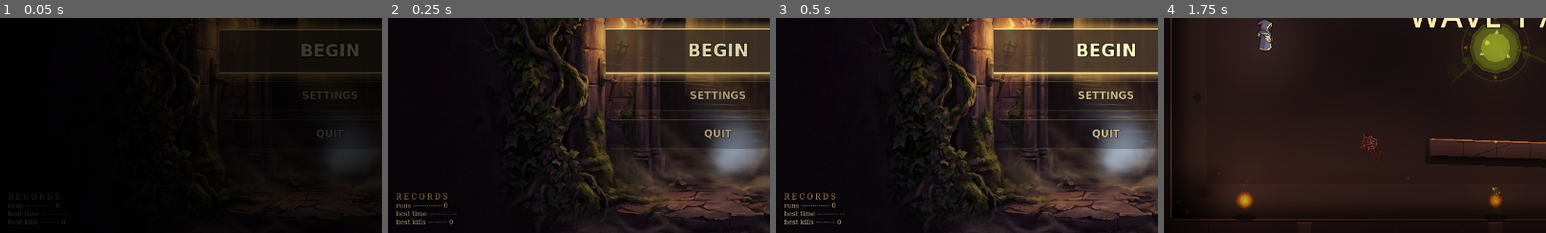
Above: before the commit, frames 1-4 (left to right).
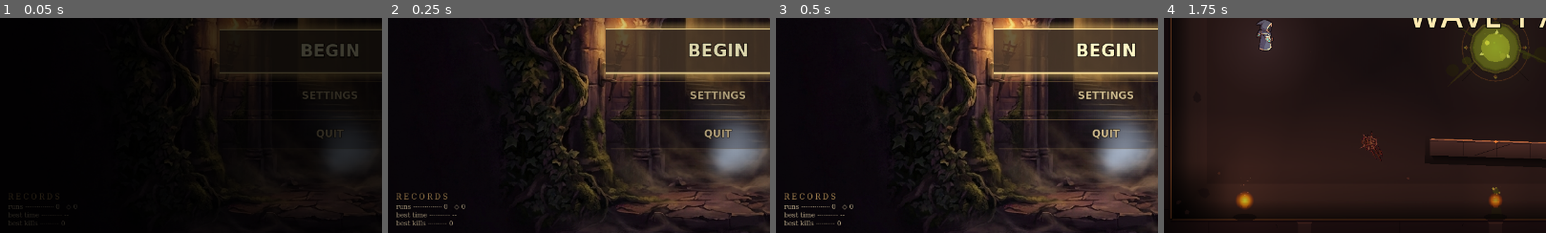
Above: after the commit, the same moments.

Repository: alitaghva1/ethera
Game: Godot game, scene res://scenes/main_menu.tscn
The game is run twice, just before and just after one commit, with the same random seed, the same clock (stepped at 60 frames per second) and the same inputs.
Inputs (mouse positions are % of the whole screen's width and height, from its top left):
- Up to frame 1 (0.05 s): no input
- Up to frame 2 (0.25 s): no input
- Up to frame 3 (0.5 s): no input
- Up to frame 4 (1.75 s): click "BEGIN" at 0.5 s; tap Enter at 1.25 s; move the mouse to (72, 45) at 1.27 s; hold D (move_right) from 1.28 s (still down); tap R (active_relic) at 1.35 s; click (72, 45) at 1.42 s
The pictures show only the part of the screen within x 7-57%, y 43-93%; the shares and areas given below are measured in that part.

The runs differ from the first frame. In frame 1, less than 0.1% of the frame differs, in the area x 2-20%, y 86-97%; in frame 2, 0.4%; in frame 3, 0.5%, in the area x 2-21%, y 85-97%; in frame 4, nothing differs.

Commit message:
feat(godot iter-219): Beta M1.0 — persistent Ether Shard currency
First piece of M1 meta-progression. Adds the persistent currency that
accumulates ACROSS runs — the foundation the M1.1 upgrade hub will
spend against.

  • New GameState fields: ether_shards (current balance) +
    ether_lifetime_earned (total ever earned, for future stats).
  • Save schema bumped v5 → v6; migration step seeds 0 for pre-v6
    saves so the meta loop starts cleanly for existing players.
  • Award API: award_shards_for_room_clear (+5), _boss_kill (+15),
    _run_complete (+30). Plus generic award_ether_shards / stub
    spend_ether_shards (M1.1 hub will call this).
  • Drop wiring in main.gd _resolve_room_pickup: detects boss vs
    non-boss room via waves[].is_boss check, awards accordingly.
    Run-complete bonus stacks on top.
  • Explicit SaveSystem.save_now() on run complete so the bonus
    persists even if the player alt-F4s the victory screen.
  • Main-menu records panel now surfaces "◇ N" alongside runs count
    so the player sees the meta currency accumulating before the
    hub is built.

This is the FOUNDATION ONLY. M1.1 (upgrade tree pillars) and the
hub.tscn scene are the next layer.

Tests: all 8 still pass (test_iter218_save_migration covers v0..v5
migration, the new v6 step is additive and will be covered when
M1.1 introduces tree-state migration tests).

Per BETA_ROADMAP.md cross-audit synthesis, persistent meta-progression
was the #1 beta-readiness gap. This commit ships the currency without
also requiring the hub, so even before M1.1 lands, players see SOME
permanent progress accumulating per run — addressing the "every death
wipes everything" loop killer flagged by 3 of 5 audits.

Co-Authored-By: Claude Opus 4.7 (1M context) <noreply@anthropic.com>

Diff:
--- a/slime-depths-godot/scripts/game_state.gd
+++ b/slime-depths-godot/scripts/game_state.gd
@@ -70,6 +70,25 @@
 # in their very first run's room 0. Persistent, so subsequent runs
 # never see the tutorial again unless the save is wiped.
 var has_completed_tutorial: bool = false
+
+# Iter 219 / Beta M1.0 — Persistent meta-progression currency. Ether
+# Shards accumulate across runs and (in a future M1.1) spend in the hub
+# on upgrade tree nodes (Resilience / Quick Step / etc., see
+# BETA_M1_META_DESIGN.md). Per the audit findings, this is the #1
+# beta-readiness gap — every death needs to produce SOME permanent
+# progress for the loop to retain players.
+#
+# Drop sources (wired in main.gd):
+#   Room cleared (non-boss):     +5
+#   Boss kill (any boss):        +15
+#   Run completion (Tyrant):     +30 (one-time bonus on top of clear)
+#
+# Persists through save_to_dict / load_from_dict. Migration path covers
+# pre-iter-219 saves (will load as 0 shards, which is correct).
+var ether_shards: int = 0
+# Lifetime accumulator — does NOT decrement on spending. Surface for
+# "total earned" stats / future achievements.
+var ether_lifetime_earned: int = 0
 # Iter 166 — first-encounter banner. Tracks which enemy display_names
 # have already been intro'd THIS SESSION (cleared on game launch by
 # nature of being an in-memory autoload field). Each new enemy type
@@ -1076,13 +1095,15 @@
 		"unlocked_achievements": unlocked_achievements,
 		"has_seen_controls_hint": has_seen_controls_hint,
 		"has_completed_tutorial": has_completed_tutorial,
+		"ether_shards": ether_shards,
+		"ether_lifetime_earned": ether_lifetime_earned,
 	}
 
 # Current save schema version. Bump when fields are added/removed in a
 # breaking way; add a corresponding migration step in _migrate_save_dict.
 # Iter 218 / Beta M0.F — extracted as a constant so `_migrate_save_dict`
 # can target it explicitly and tests can introspect.
-const SAVE_VERSION_CURRENT: int = 5
+const SAVE_VERSION_CURRENT: int = 6
 
 # Iter 218 / Beta M0.F — Save migration foundation. The audit found
 # save_version was written but never read on load — any future schema
@@ -1131,6 +1152,14 @@
 		if not d.has("has_completed_tutorial"):
 			d["has_completed_tutorial"] = false
 		from_version = 5
+	# v5 → v6: introduced ether_shards + ether_lifetime_earned
+	# (Beta M1.0 persistent currency).
+	if from_version < 6:
+		if not d.has("ether_shards"):
+			d["ether_shards"] = 0
+		if not d.has("ether_lifetime_earned"):
+			d["ether_lifetime_earned"] = 0
+		from_version = 6
 	# Future versions: add `if from_version < N:` block here.
 	d["save_version"] = SAVE_VERSION_CURRENT
 	return d
@@ -1170,6 +1199,11 @@
 	# load — fine, it's a 30-second beat that auto-completes once they
 	# play).
 	has_completed_tutorial = d.get("has_completed_tutorial", false) == true
+	# Iter 219 / Beta M1.0 — persistent Ether Shard currency. Migration
+	# defaults pre-v6 saves to 0 shards (player starts the meta loop
+	# from scratch on first launch with the new currency).
+	ether_shards = int(d.get("ether_shards", 0))
+	ether_lifetime_earned = int(d.get("ether_lifetime_earned", 0))
 
 	# Array[String] needs a fresh typed array — JSON returns a plain
 	# Array (no element typing) so we rebuild element-by-element and
@@ -1291,6 +1325,46 @@
 			return id
 	return ""
 
+# ── Beta M1.0 — Ether Shard API ──────────────────────────────────────
+# Iter 219 — persistent currency awarded at gameplay events. The
+# accumulator persists ACROSS RUNS via save_to_dict. Spending happens in
+# a future M1.1 hub scene against the 5-node upgrade tree.
+const SHARDS_PER_ROOM_CLEAR: int = 5
+const SHARDS_PER_BOSS_KILL: int = 15
+const SHARDS_PER_RUN_COMPLETE: int = 30  # bonus on top of clear / boss
+
+# Awards `amount` ether shards. Updates lifetime counter too. Saves
+# IMPLICITLY — caller is responsible for invoking SaveSystem.save() at
+# the right moment (typically on death/clear/transition, not per-room
+# event, to avoid disk churn).
+func award_ether_shards(amount: int) -> void:
+	if amount <= 0:
+		return
+	ether_shards += amount
+	ether_lifetime_earned += amount
+
+# Convenience: ether shard drop for clearing a (non-boss) room.
+func award_shards_for_room_clear() -> void:
+	award_ether_shards(SHARDS_PER_ROOM_CLEAR)
+
+# Convenience: ether shard drop for killing a boss.
+func award_shards_for_boss_kill() -> void:
+	award_ether_shards(SHARDS_PER_BOSS_KILL)
+
+# Convenience: bonus on top of the final boss kill for a full clear.
+func award_shards_for_run_complete() -> void:
+	award_ether_shards(SHARDS_PER_RUN_COMPLETE)
+
+# Future M1.1 — spend API. Returns true if spent, false if insufficient.
+# Stub returning false for now so the hub can plumb it without crashing.
+func spend_ether_shards(amount: int) -> bool:
+	if amount <= 0:
+		return false
+	if ether_shards < amount:
+		return false
+	ether_shards -= amount
+	return true
+
 # ── Relic API ────────────────────────────────────────────────────────
 func has_relic(id: String) -> bool:
 	return id in owned_relics
--- a/slime-depths-godot/scripts/main.gd
+++ b/slime-depths-godot/scripts/main.gd
@@ -4186,6 +4186,41 @@
 	# (or the offer otherwise resolved). The room returns to its normal
 	# brightness for the walk-to-door beat.
 	_dismiss_offer_vignette()
+	# Iter 219 / Beta M1.0 — award Ether Shards on room resolution. The
+	# award fires HERE (after the pickup) rather than on wave-clear so a
+	# player who skips the relic pedestal (rare but possible) still gets
+	# the currency. Boss rooms get the boss bonus; the final-room bonus
+	# stacks via _show_run_complete below.
+	if _room != null:
+		var was_boss_room: bool = false
+		# Walk the cleared room's _spawned_enemies looking for is_boss.
+		for child in get_children():
+			if child.is_in_group("enemies") and child.has_method("get") \
+					and child.get("enemy_type") != null \
+					and child.get("enemy_type").get("is_boss"):
+				was_boss_room = true
+				break
+		# Boss check via room being the last (Tyrant) OR by spawn list
+		# is brittle; safer: read RoomConfig's _is_boss_room flag if
+		# present, fallback to is_last_room.
+		if not was_boss_room:
+			# Detect from waves[]: any enemy id flagged is_boss in ENEMY_TYPES.
+			if _room != null and _room.waves.size() > 0:
+				for wave in _room.waves:
+					for entry in wave:
+						if entry.size() >= 1:
+							var et_id: String = str(entry[0])
+							if ENEMY_TYPES.has(et_id):
+								var et: Resource = ENEMY_TYPES[et_id]
+								if et != null and et.get("is_boss"):
+									was_boss_room = true
+									break
+					if was_boss_room:
+						break
+		if was_boss_room:
+			GameState.award_shards_for_boss_kill()
+		else:
+			GameState.award_shards_for_room_clear()
 	if _room != null and _room.is_last_room:
 		_show_run_complete()
 	else:
@@ -5847,6 +5882,13 @@
 	# Without this, GameState.last_run_time would still hold the
 	# previous run's value when victory screen reads it.
 	GameState.finalize_run_time()
+	# Iter 219 / Beta M1.0 — Ether Shard run-complete bonus on top of
+	# the boss-kill award already granted in _resolve_room_pickup.
+	GameState.award_shards_for_run_complete()
+	# Save NOW so the currency persists even if the player crashes /
+	# alt-F4s before reaching the victory screen menu return.
+	if SaveSystem != null and SaveSystem.has_method("save_now"):
+		SaveSystem.save_now()
 	# Big floating banner so the moment registers even if the player's
 	# eyes are still tracking the hero, not the HUD corner.
 	var banner: DamageNumber = DamageNumber.spawn(
--- a/slime-depths-godot/scripts/main_menu.gd
+++ b/slime-depths-godot/scripts/main_menu.gd
@@ -165,7 +165,14 @@
 	# visually aligned (the body_font isn't monospace, so the dots
 	# substitute for tabular numbers).
 	var best: int = max(GameState.best_run_kills, GameState.last_run_kills)
-	stats_runs.text     = "runs ··············· %d" % GameState.dungeon_runs
+	# Iter 219 / Beta M1.0 — surface persistent ether shard balance
+	# alongside the run records so the player can see the meta currency
+	# accumulate even before the upgrade hub (M1.1) lands. Stamping it
+	# into stats_runs's text (which already has the most room) so we
+	# don't need a new HUD node yet.
+	stats_runs.text     = "runs ··············· %d   ◇ %d" % [
+		GameState.dungeon_runs, GameState.ether_shards
+	]
 	stats_best_time.text = "best time ··········· %s" % _format_best_time()
 	stats_best.text     = "best kills ·········· %d" % best
 
